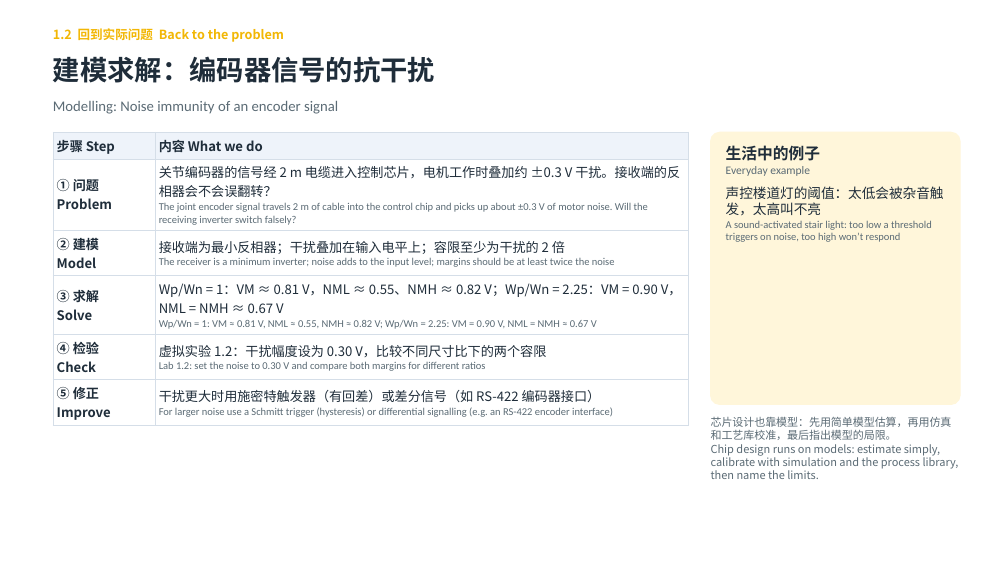
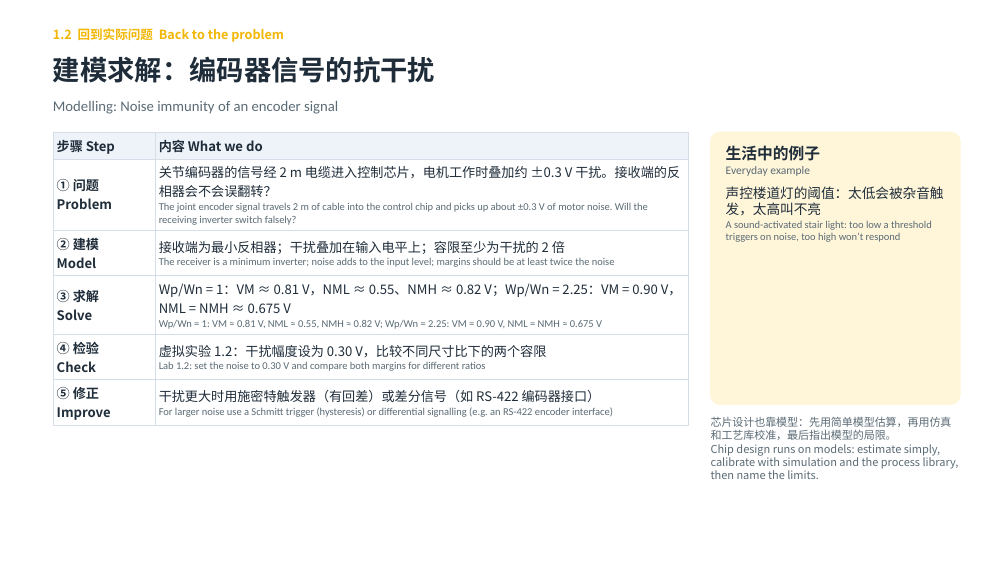
Before and after one commit to eddiezgq/WenQuest, a slide deck: slide 12 of samples/数字集成电路设计/课程资料/第1章 CMOS反相器/第一章课件.pptx. Drawn at 1008x567 pixels with LibreOffice and Linux fonts; fonts in the diff are those of the drawing. Boxes give left, top, right and bottom in pixels: in the first picture for what was removed or moved away, otherwise in the second. Text is boxed around its words. In the diff, an @@ line names an element or a change of style, - is before the commit and + after.

```diff
--- a/samples/数字集成电路设计/课程资料/第1章 CMOS反相器/第一章课件.pptx
+++ b/samples/数字集成电路设计/课程资料/第1章 CMOS反相器/第一章课件.pptx
@@ table at (53,132,688,424) @@
-row 4, column 2: Wp/Wn = 1：VM ≈ 0.81 V，NML ≈ 0.55、NMH ≈ 0.82 V；Wp/Wn = 2.25：VM = 0.90 V，NML = NMH ≈ 0.67 V / Wp/Wn = 1: VM ≈ 0.81 V, NML ≈ 0.55, NMH ≈ 0.82 V; Wp/Wn = 2.25: VM = 0.90 V, NML = NMH ≈ 0.67 V
+row 4, column 2: Wp/Wn = 1：VM ≈ 0.81 V，NML ≈ 0.55、NMH ≈ 0.82 V；Wp/Wn = 2.25：VM = 0.90 V，NML = NMH ≈ 0.675 V / Wp/Wn = 1: VM ≈ 0.81 V, NML ≈ 0.55, NMH ≈ 0.82 V; Wp/Wn = 2.25: VM = 0.90 V, NML = NMH ≈ 0.675 V
```
Also in this commit, not shown: 7 other slides changed, 32 other files.
